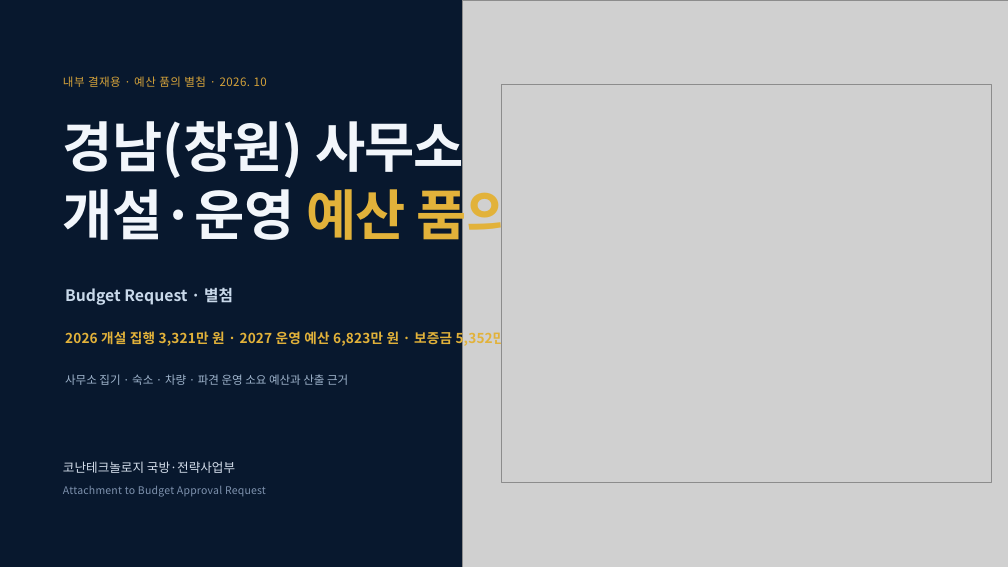
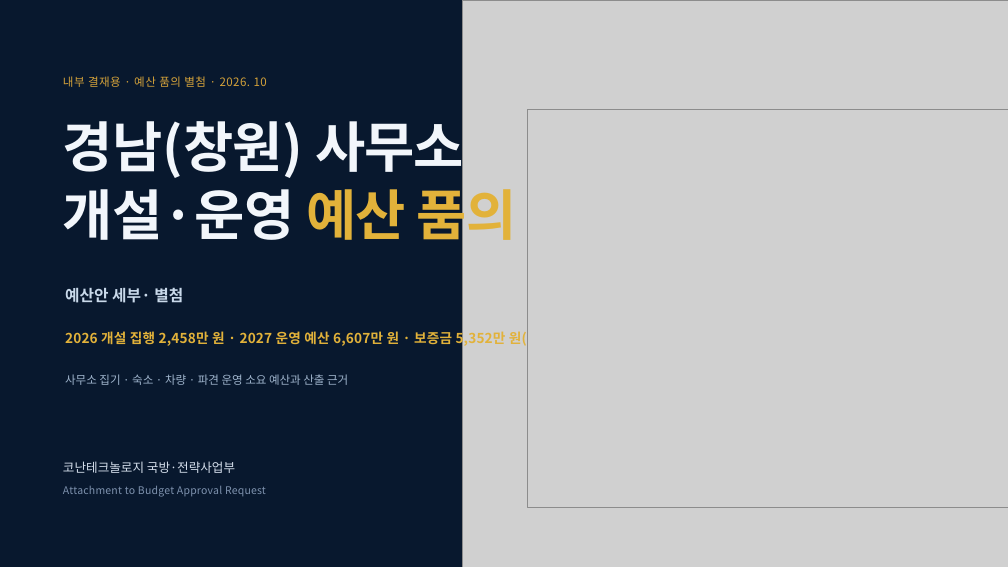
Before and after one commit to Jacob-Yeom/claude, a slide deck: slide 1 of output/changwon_budget_request_attachment.pptx. Drawn at 1008x567 pixels with LibreOffice and Linux fonts; fonts in the diff are those of the drawing; grey boxes stand for pictures; background and template pictures are left out. Boxes give left, top, right and bottom in pixels: in the first picture for what was removed or moved away, otherwise in the second. Text is boxed around its words. In the diff, an @@ line names an element or a change of style, - is before the commit and + after.

```diff
--- a/output/changwon_budget_request_attachment.pptx
+++ b/output/changwon_budget_request_attachment.pptx
@@ picture: place and size @@
-picture at bbox=[501, 85, 991, 483]
+picture at bbox=[527, 109, 1008, 508]
@@ text at bbox=[65, 288, 183, 303]: text changed @@
-Budget Request · 별첨
+예산안 세부· 별첨
@@ text at bbox=[65, 329, 558, 347]: text changed @@
-2026 개설 집행 3,321만 원 · 2027 운영 예산 6,823만 원 · 보증금 5,352만 원(반환)
+2026 개설 집행 2,458만 원 · 2027 운영 예산 6,607만 원 · 보증금 5,352만 원(반환)
```
Also in this commit, not shown: 5 other slides changed.
